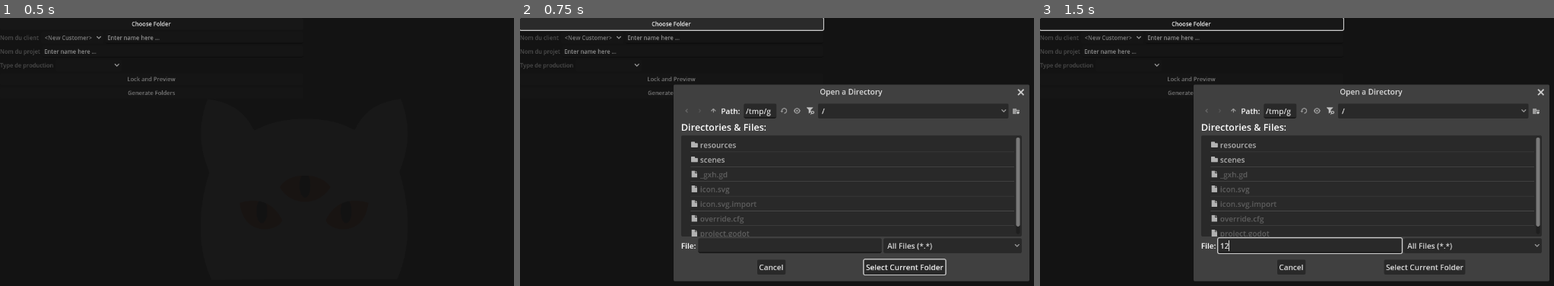
Above: before the commit, frames 1-3 (left to right).
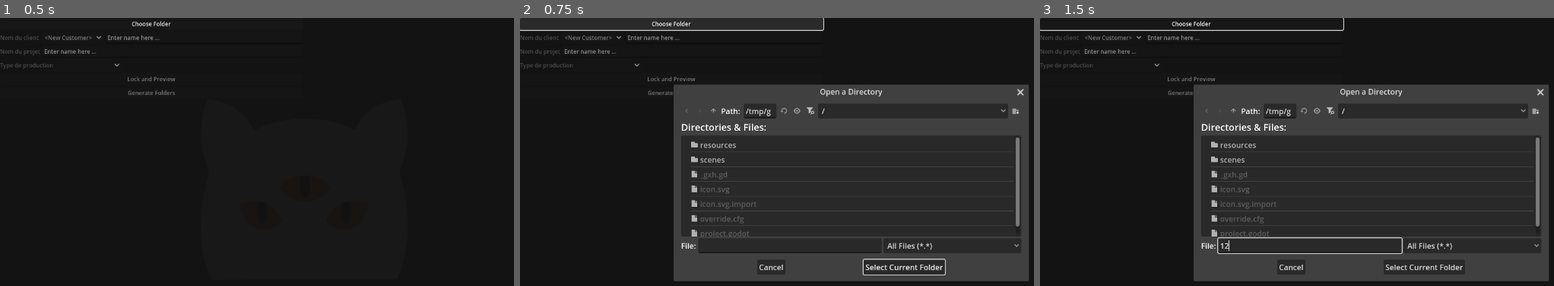
Above: after the commit, the same moments.

Repository: lutzilutz/Dionysos
Game: Godot game, scene res://scenes/main.tscn
Same seed, same stepped clock (60 frames per second), same inputs: the game is played once before the commit and once after it.
Inputs (mouse positions are in pixels of both pictures, inside the frame that each line leads up to):
- Up to frame 1 (0.5 s): no input
- Up to frame 2 (0.75 s): click "Choose Folder" at 0.5 s
- Up to frame 3 (1.5 s): click (1312, 245) at 1.27 s; type "12" at 1.35 s

Frame 1 is identical in both runs. In frame 2, 0.4% of the frame differs, in the area x 66-100%, y 25-99%; in frame 3, 0.4%.

Commit message:
Changed folder preview to match current standards

Diff:
--- a/scenes/main.gd
+++ b/scenes/main.gd
@@ -10,6 +10,7 @@
 var FolderLabel = preload("res://scenes/folder_label.tscn")
 
 @onready var form_vbox = get_node("WorkspaceHBox/FormVBox")
+@onready var choose_folder_button = get_node("WorkspaceHBox/FormVBox/ChooseFolderButton")
 @onready var customer_line = get_node("WorkspaceHBox/FormVBox/CustomerLine")
 @onready var customer_label = get_node("WorkspaceHBox/FormVBox/CustomerLine/CustomerLabel")
 @onready var customer_option = get_node("WorkspaceHBox/FormVBox/CustomerLine/CustomerOption")
@@ -50,19 +51,33 @@
 	add_new_folder("          Production audio")
 	add_new_folder("          SFX")
 	add_new_folder("          Sound track")
+	add_new_folder("                    01 Sound track temp")
+	add_new_folder("                    02 Final licensed tracks")
+	add_new_folder("                    03 License agreements and contracts")
 	add_new_folder("04 Footage")
+	add_new_folder("          A001")
 	add_new_folder("05 VFX")
+	add_new_folder("          Shots")
 	add_new_folder("06 Assets")
+	add_new_folder("          00 Drop-box")
+	add_new_folder("          01 Logo and branding")
+	add_new_folder("          02 Branding guidelines")
 	add_new_folder("07 Working renders")
 	if production_type == ProductionType.EXTERNAL:
 		add_new_folder("          Offline drafts")
 		add_new_folder("          Online drafts")
 	else:
 		add_new_folder("          Drafts")
+	add_new_folder("          Process renders")
+	add_new_folder("          Screenshots")
 	add_new_folder("08 Final renders")
 	add_new_folder("09 Working edit files")
 	add_new_folder("10 DaVinci project archive")
 	add_new_folder("11 Notes")
+	add_new_folder("          Director notes")
+	add_new_folder("          Editor notes")
+	add_new_folder("          Production notes")
+	add_new_folder("          PVs and transcriptions")
 	add_new_folder("00 Vous etes ici - lisez-moi.txt")
 
 func add_new_folder(text: String) -> void:
@@ -71,6 +86,9 @@
 	summary_folders_vbox.add_child(temp_label)
 
 func update_controls() -> void: # Updating form controls depending how much user has filled it
+
+	# Choose folder button
+	choose_folder_button.disabled = info_locked
 
 	# Customer name
 	customer_label.disable(not user_preferences.has_default_path or info_locked)
